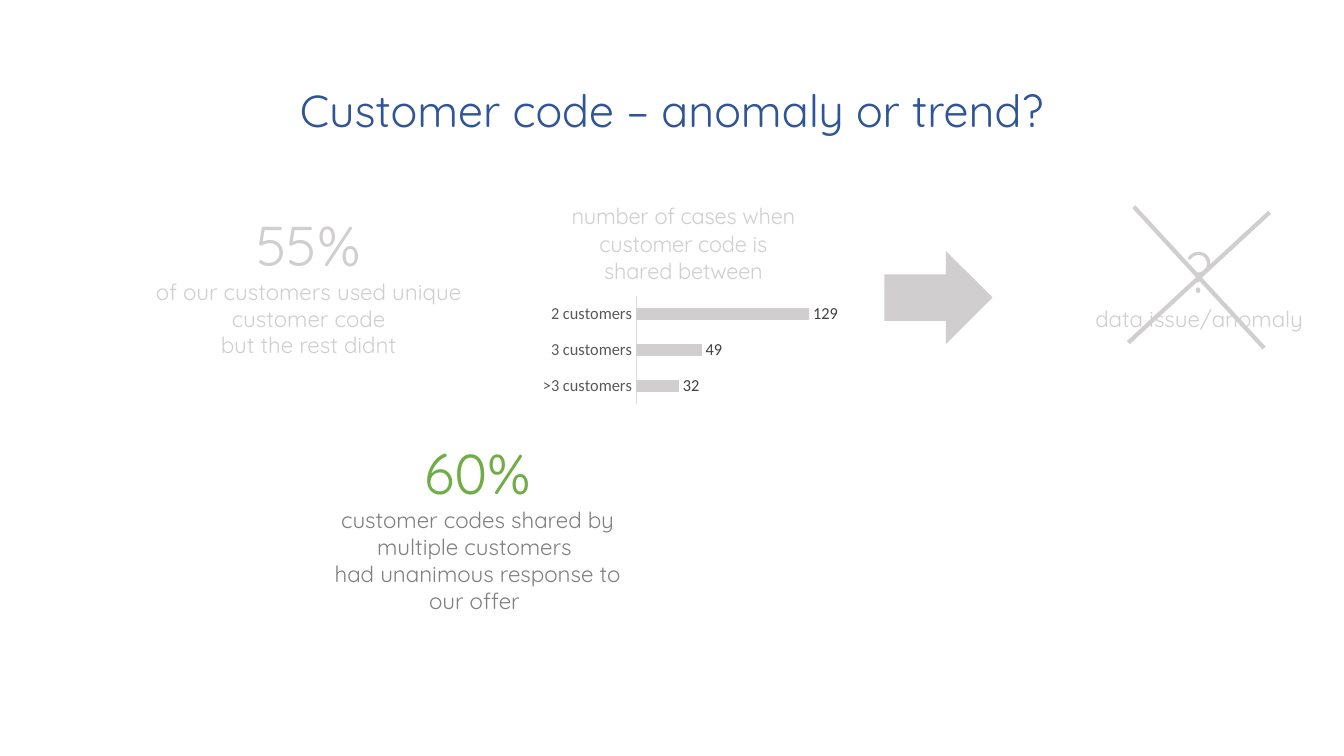
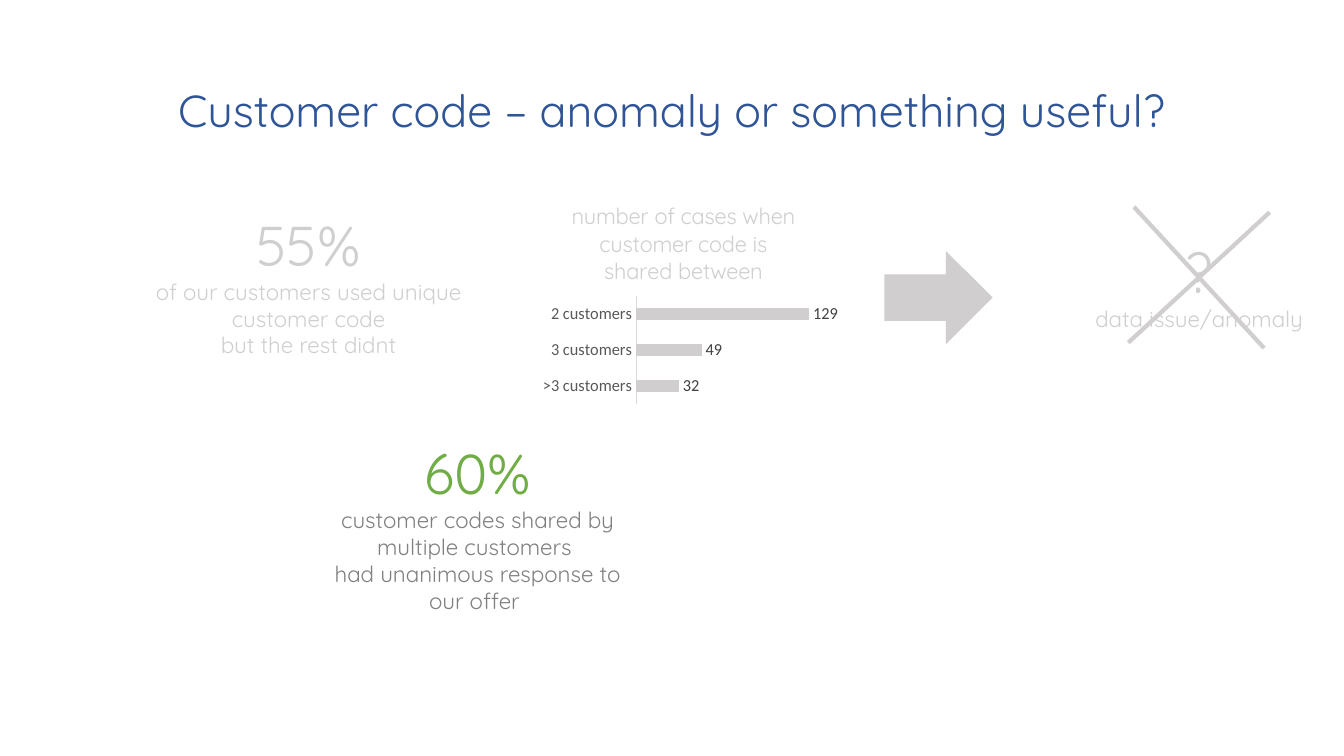
Before and after one commit to mjasieczko/new_offer_success_predictor, a slide deck: slide 15 of presentations/business/pnos_business_ppt.pptx. Drawn at 1344x756 pixels with LibreOffice and Linux fonts; fonts in the diff are those of the drawing. Boxes give left, top, right and bottom in pixels: in the first picture for what was removed or moved away, otherwise in the second. Text is boxed around its words. In the diff, an @@ line names an element or a change of style, - is before the commit and + after.

```diff
--- a/presentations/business/pnos_business_ppt.pptx
+++ b/presentations/business/pnos_business_ppt.pptx
@@ title at <box>178,94,1165,136</box>: text changed @@
-Customer code – anomaly or trend?
+Customer code – anomaly or something useful?
```
Also in this commit, not shown: 8 other slides changed, 2 other files.
